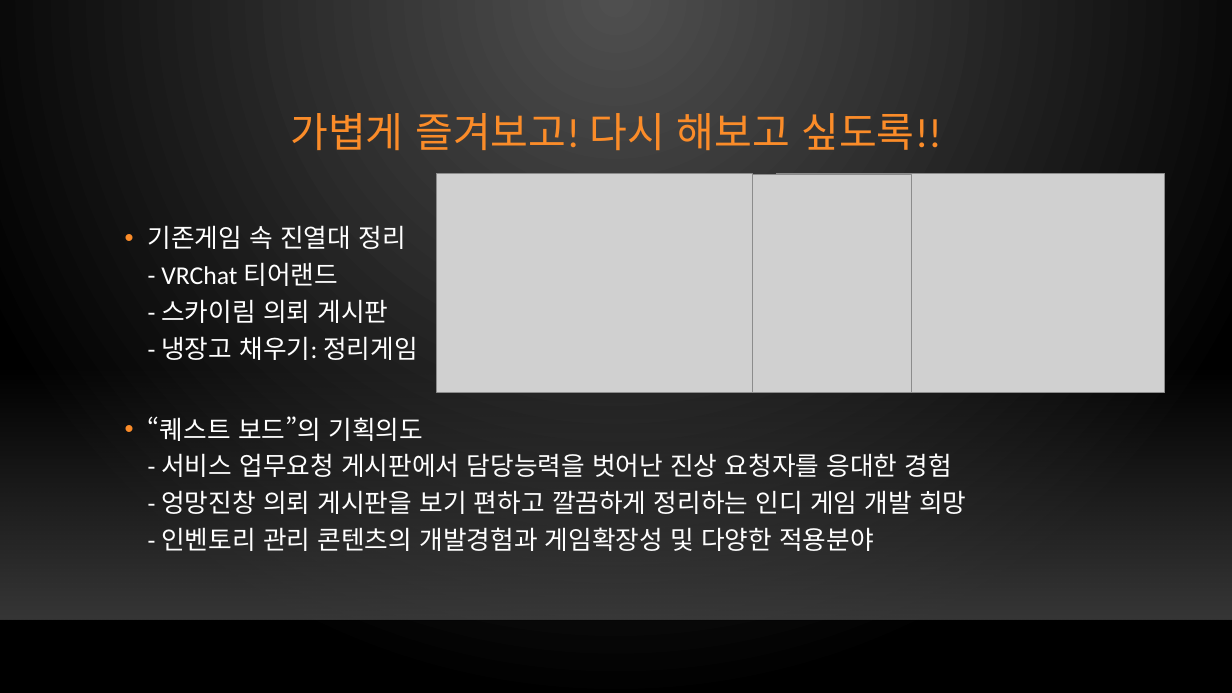
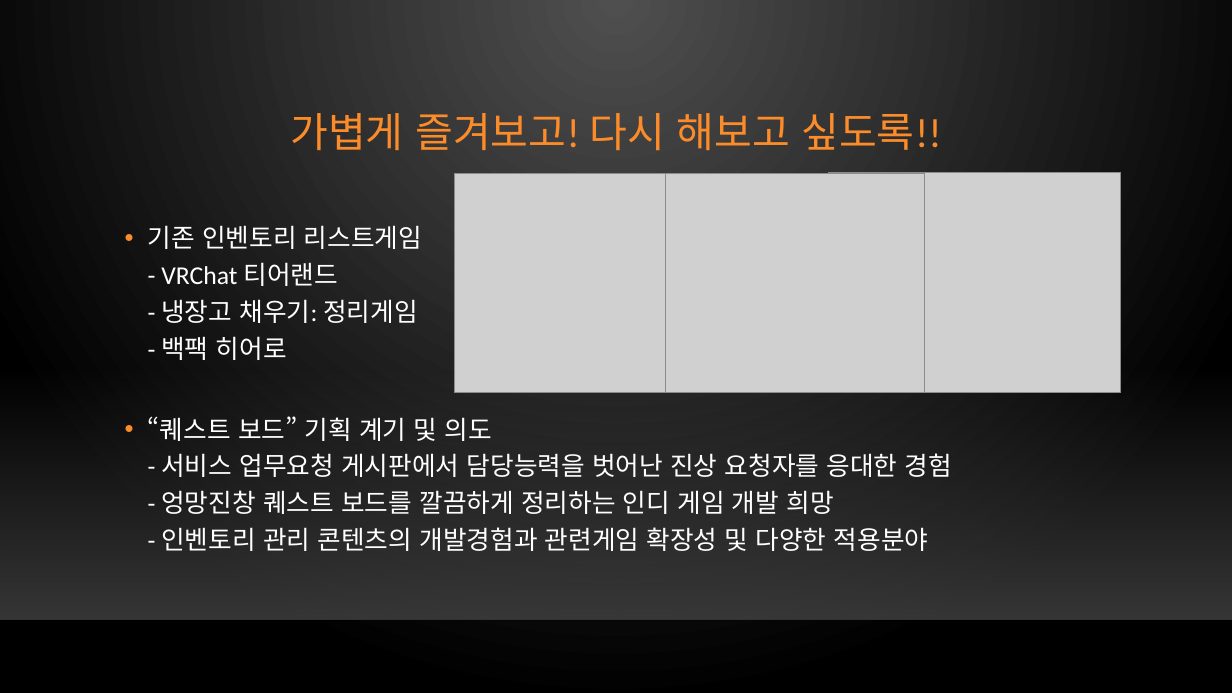
Before and after one commit to xqiwipx/first_project, a slide deck: slide 10 of Kims_project.pptx. Drawn at 1232x693 pixels with LibreOffice and Linux fonts; fonts in the diff are those of the drawing; grey boxes stand for pictures; background and template pictures are left out. Boxes give left, top, right and bottom in pixels: in the first picture for what was removed or moved away, otherwise in the second. Text is boxed around its words. In the diff, an @@ line names an element or a change of style, - is before the commit and + after.

```diff
--- a/Kims_project.pptx
+++ b/Kims_project.pptx
@@ picture: place and size @@
-picture at box(437, 174, 753, 393)
+picture at box(454, 174, 665, 393)
@@ picture: place and size @@
-picture at box(776, 174, 1165, 393)
+picture at box(536, 174, 925, 393)
@@ picture removed at box(569, 175, 911, 393) @@
@@ picture added at box(829, 173, 1122, 393) @@
@@ text at box(148, 225, 952, 551): text changed @@
-• 기존게임 속 진열대 정리
-  - VRChat 티어랜드
-  - 스카이림 의뢰 게시판
-  - 냉장고 채우기: 정리게임
-• “퀘스트 보드”의 기획의도
-  - 서비스 업무요청 게시판에서 담당능력을 벗어난 진상 요청자를 응대한 경험
-  - 엉망진창 의뢰 게시판을 보기 편하고 깔끔하게 정리하는 인디 게임 개발 희망
-  - 인벤토리 관리 콘텐츠의 개발경험과 게임확장성 및 다양한 적용분야
+• 기존 인벤토리 리스트게임
+  - VRChat 티어랜드
+  - 냉장고 채우기: 정리게임
+  - 백팩 히어로
+• “퀘스트 보드” 기획 계기 및 의도
+  - 서비스 업무요청 게시판에서 담당능력을 벗어난 진상 요청자를 응대한 경험
+  - 엉망진창 퀘스트 보드를 깔끔하게 정리하는 인디 게임 개발 희망
+  - 인벤토리 관리 콘텐츠의 개발경험과 관련게임 확장성 및 다양한 적용분야
```
Also in this commit, not shown: 22 other slides changed, 1 slide removed.
